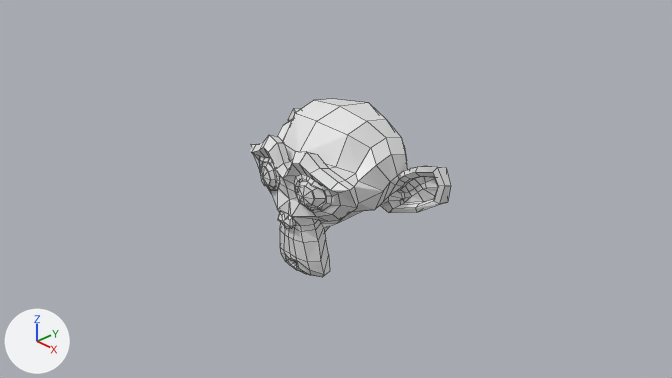
The Blender file blender/shapekey.blend as it was, and as the next commit left it.
Rendered twice from the file's camera 'Camera'. The lights are fixed; the arrows at lower left show +X, +Y and +Z. Mesh edges are drawn as thin lines.

In view in the first picture: 'Suzanne'.
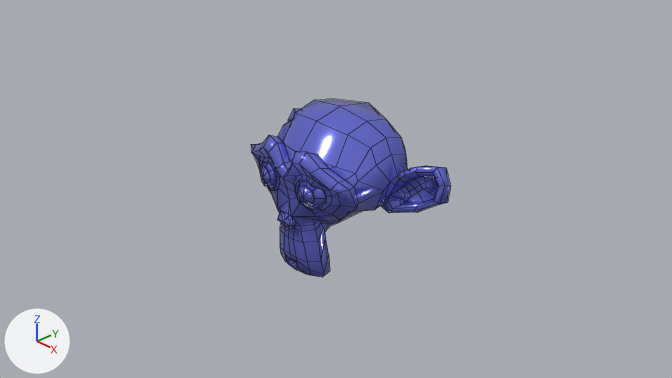
The newer file is also turned or shifted as a whole; pictures and numbers use the older file's frame.

Where the change shows, as pixel boxes (x1, y1, x2, y2) in the pictures (672 x 378 px):
'Suzanne', recoloured, shading changed (white to blue): (251, 99, 450, 277) in both

The change, as a diff of the scene's bpy script:
```diff
--- a/blender/shapekey.blend.py
+++ b/blender/shapekey.blend.py
@@ mat_material_001 @@
+mat_material_001 = principled_material('Material.001')
+mat_material_001.base_color = (0.172, 0.191, 0.8)  # blue #7379e7
+mat_material_001.metallic = 0.617
+mat_material_001.roughness = 0.148
@@ me_suzanne @@
 me_suzanne.from_pydata(...)  # 507 vertices, 500 faces; spans x -1.37..1.37, y -0.85..0.85, z -0.98..0.98
 # used by ob_suzanne; location = (0.0, 0.0, 0.0)
+# me_suzanne part 1: all faces are now shaded smooth (500 of 500 changed)
+me_suzanne.materials.append(mat_material_001)  # blue #7379e7
```
